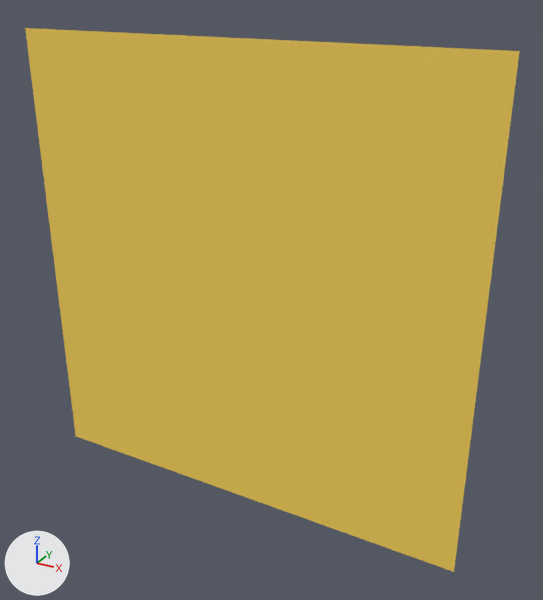
Renders of the glTF model assets/glb/model_09.glb from each side of a commit.
Before and after are seen from a 50 mm camera at (0.148, -0.25, 0.122) aimed at (0.013, -0.003, -0.001). Arrows for +X, +Y and +Z are at lower left; the lights stay in place. The picture after the commit comes second.

Before the edit, the objects in view are built like this:
```python
mat_origami_mat_09 = principled_material('Origami_Mat_09')
mat_origami_mat_09.base_color = (0.95, 0.65, 0.1)  # yellow #f9d359
mat_origami_mat_09.roughness = 0.8
me_origami_09 = bpy.data.meshes.new('Origami_09')
me_origami_09.from_pydata(...)  # 25 vertices, 32 faces; spans x -0.1..0.1, y -0.009, z -0.1..0.1
me_origami_09.materials.append(mat_origami_mat_09)  # yellow #f9d359
ob_origami_model_09 = bpy.data.objects.new('Origami_Model_09', me_origami_09)
ob_origami_model_09.location = (0.0, 0.0, 0.0)
```
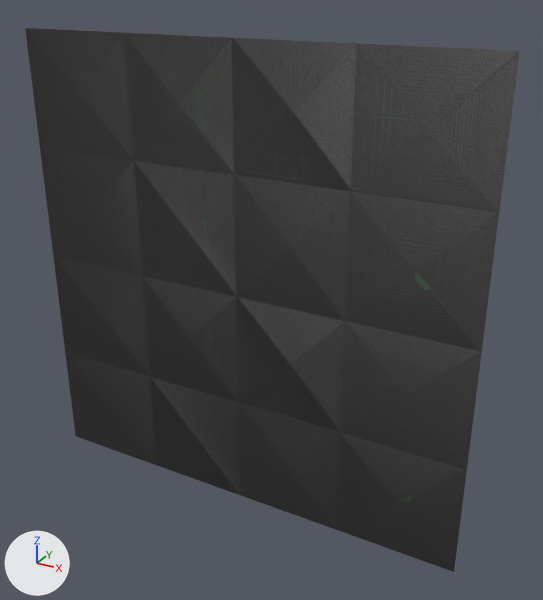
The edits, one by one:
Picture 'color_09' (img_color_09) is new.
In material 'Origami_Mat_09' (mat_origami_mat_09), base_color is no longer (0.95, 0.65, 0.1), yellow #f9d359.
In material 'Origami_Mat_09' (mat_origami_mat_09), texture is now set to img_color_09.

Pixel boxes (x1, y1, x2, y2) of what changed, in the pictures (543 x 600 px):
'Origami_Model_09', surface changed (yellow to black): (25, 28, 520, 572) in both
